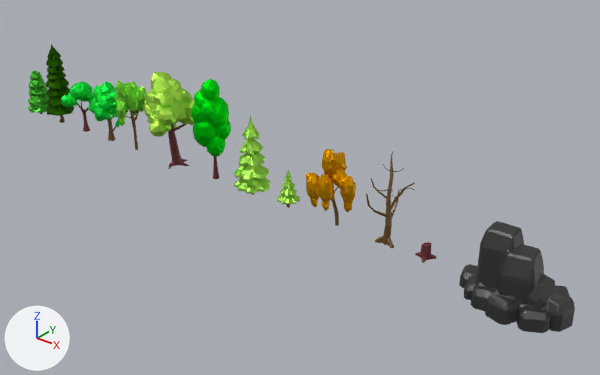
What one commit did to the glTF model AR-part/assets/6.glb.
One viewpoint serves both versions: a camera (50 mm lens) standing at (18.24, -14.22, 9.37) and looking at (6.66, 0.26, 0.39). Lighting does not change. The marker at lower left points along +X, +Y and +Z. Where no turn or scale is listed for an object, it has been applied to the vertices.

In view in the first picture: 'Rock_1_', '_10_tree', '_11_tree', '_12_tree', '_1_tree', '_2_tree', '_3_tree', '_4_tree', '_5_tree', '_6_tree', '_7_tree', '_8_tree', '_9_tree'.
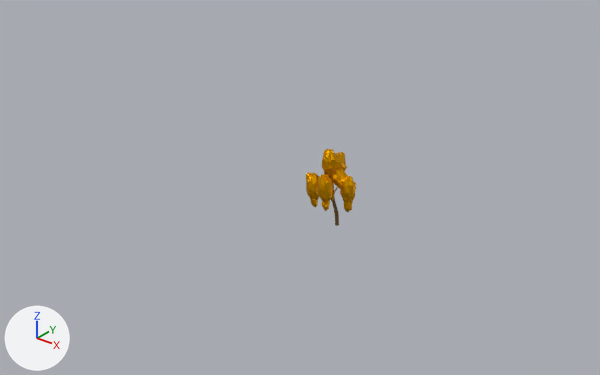
Changed parts and their boxes (x1, y1, x2, y2) in the pictures (600 x 375 px):
'Rock_1_', deleted: before (459, 221, 575, 333)
'_6_tree', deleted (green): before (143, 72, 194, 169)
'_7_tree', deleted (green): before (191, 79, 231, 179)
'_8_tree', deleted (green): before (234, 115, 270, 195)
'_2_tree', deleted (green): before (46, 44, 74, 123)
'_5_tree', deleted (green): before (115, 80, 147, 150)
'_4_tree', deleted: before (88, 81, 120, 141)
'_11_tree', deleted (brown): before (366, 151, 415, 248)
'_1_tree', deleted (green): before (28, 70, 49, 114)
'_3_tree', deleted (green): before (61, 81, 93, 132)
'_9_tree', deleted (green): before (277, 170, 300, 208)
'_12_tree', deleted: before (415, 242, 436, 263)

The change, as a diff of the scene's bpy script:
```diff
--- a/AR-part/assets/6.glb.py
+++ b/AR-part/assets/6.glb.py
@@ ob_1_tree @@
-ob_1_tree = bpy.data.objects.new('_1_tree', me_cone_019)
-ob_1_tree.location = (-3.59, -0.02, -0.01)
@@ ob_2_tree @@
-ob_2_tree = bpy.data.objects.new('_2_tree', me_cylinder_002)
-ob_2_tree.location = (-2.52, -0.02, -0.01)
@@ ob_3_tree @@
-ob_3_tree = bpy.data.objects.new('_3_tree', me_sphere_007)
-ob_3_tree.location = (-1.34, -0.02, -0.01)
@@ ob_4_tree @@
-ob_4_tree = bpy.data.objects.new('_4_tree', me_icosphere_043)
-ob_4_tree.location = (-0.18, -0.02, -0.01)
@@ ob_5_tree @@
-ob_5_tree = bpy.data.objects.new('_5_tree', me_sphere_006)
-ob_5_tree.location = (0.92, -0.03, -0.02)
@@ ob_6_tree @@
-ob_6_tree = bpy.data.objects.new('_6_tree', me_cube_003)
-ob_6_tree.location = (2.57, -0.03, -0.02)
@@ ob_7_tree @@
-ob_7_tree = bpy.data.objects.new('_7_tree', me_icosphere_042)
-ob_7_tree.location = (4.04, -0.02, -0.01)
@@ ob_11_tree @@
-ob_11_tree = bpy.data.objects.new('_11_tree', me_cylinder_004)
-ob_11_tree.location = (9.46, -0.1, -0.02)
@@ ob_12_tree @@
-ob_12_tree = bpy.data.objects.new('_12_tree', me_cylinder_005)
-ob_12_tree.location = (10.49, -0.1, -0.02)
@@ ob_8_tree @@
-ob_8_tree = bpy.data.objects.new('_8_tree', me_cube_007)
-ob_8_tree.location = (5.41, -0.1, -0.02)
@@ ob_9_tree @@
-ob_9_tree = bpy.data.objects.new('_9_tree', me_cube_006)
-ob_9_tree.location = (6.58, -0.1, -0.02)
@@ ob_rock_1 @@
-ob_rock_1 = bpy.data.objects.new('Rock_1_', me_cube_005)
-ob_rock_1.location = (12.64, -0.48, -0.05)
```
